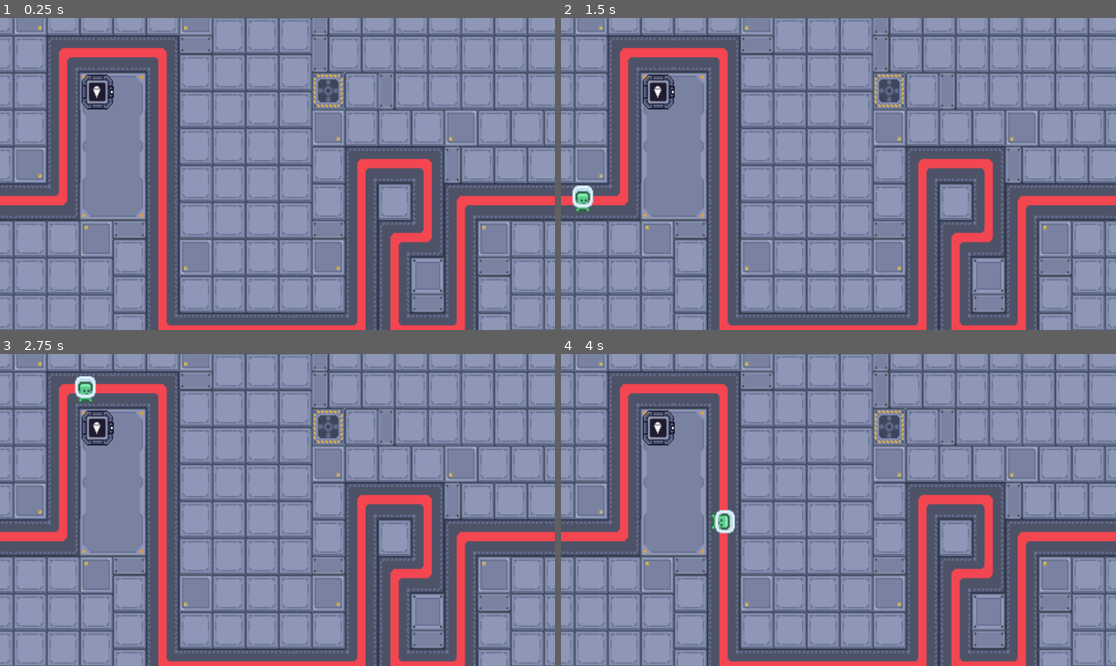
Above: before the commit, frames 1-4 (two rows, left to right).
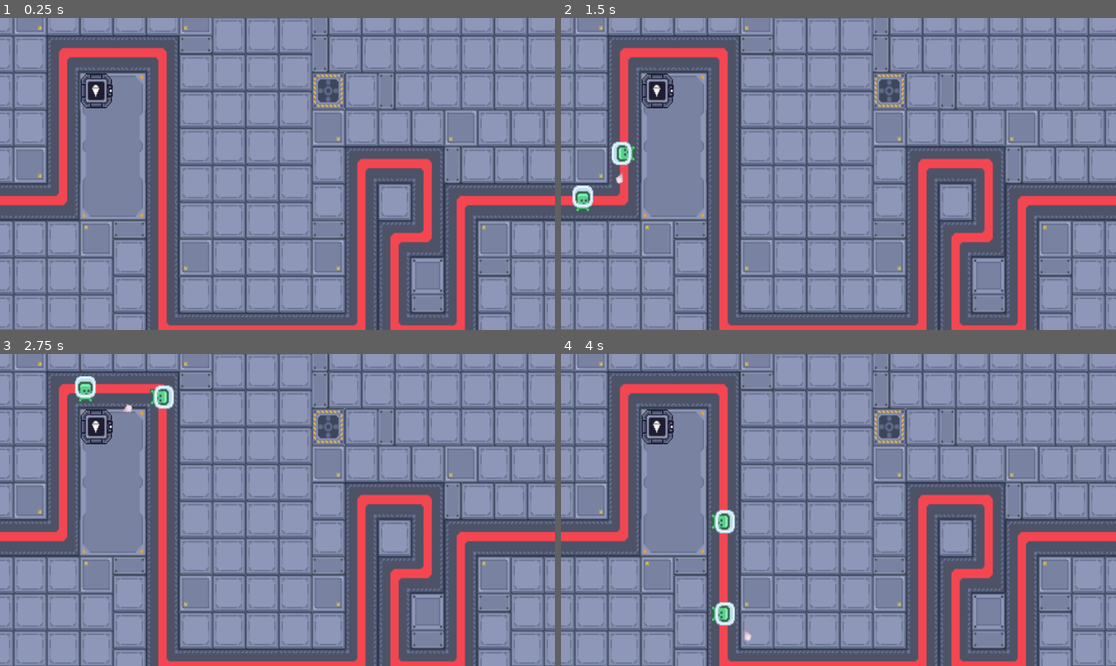
Above: after the commit, the same moments.

Repository: Odoxical/Automata
Game: Godot game, scene res://Map.tscn
The game is run twice, just before and just after one commit, with the same random seed, the same clock (stepped at 60 frames per second) and the same inputs.
Inputs:
- Up to frame 1 (0.25 s): no input
- Up to frame 2 (1.5 s): tap Enter at 0.5 s
- Up to frame 3 (2.75 s): no input
- Up to frame 4 (4 s): no input

The runs differ from the first frame. In frame 1, 0.4% of the frame differs, in the area x 14-21%, y 17-30%; in frame 2, 0.7%; in frame 3, 0.7%, in the area x 14-32%, y 10-30%; in frame 4, 0.7%.
Error before the commit: Invalid type in function 'direction_to' in base 'Vector2'. Cannot convert argument 1 from Nil to Vector2. (res://plasma_bullet.gd:15)
Error after the commit: Invalid operands 'int' and 'Nil' in operator '-'. (res://plasma_bullet.gd:23)

Commit message:
Bullets Finally Work:)

Diff:
--- a/Easy_Enemy.gd
+++ b/Easy_Enemy.gd
@@ -7,6 +7,8 @@
 	var progress = get_parent().get_progress() # Get the current progress
 	get_parent().set_progress(progress + (speed * delta)) # Update the progress
 
+
+
 	if get_parent().get_progress_ratio() == 1:
 		queue_free()
 
--- a/Easy_Enemy.tscn
+++ b/Easy_Enemy.tscn
@@ -6,7 +6,7 @@
 [sub_resource type="CircleShape2D" id="CircleShape2D_cxkfk"]
 radius = 15.1327
 
-[node name="CharacterBody2D" type="CharacterBody2D"]
+[node name="CharacterBody2D" type="CharacterBody2D" groups=["Easy_Enemy", "Enemy"]]
 script = ExtResource("1_5bygg")
 
 [node name="Area2D" type="Area2D" parent="."]
--- a/Map.tscn
+++ b/Map.tscn
@@ -374,19 +374,27 @@
 [node name="Path" type="Path2D" parent="."]
 curve = SubResource("Curve2D_6uowp")
 
+[node name="EnemySpawner" type="Node2D" parent="Path" groups=["EnemySpawner"]]
+position = Vector2(-224.958, 6)
+script = ExtResource("4_e3tx0")
+
+[node name="Timer" type="Timer" parent="Path/EnemySpawner"]
+
 [node name="PathFollow2D" type="PathFollow2D" parent="Path"]
 position = Vector2(-224.958, 6)
 progress = 0.08
 loop = false
 
-[node name="Easy_Enemy" parent="Path/PathFollow2D" groups=["Enemy"] instance=ExtResource("3_awxaa")]
-
-[node name="EnemySpawner" type="Node2D" parent="Path/PathFollow2D" groups=["EnemySpawner"]]
-script = ExtResource("4_e3tx0")
-
-[node name="Timer" type="Timer" parent="Path/PathFollow2D/EnemySpawner"]
+[node name="Easy_Enemy" parent="Path/PathFollow2D" instance=ExtResource("3_awxaa")]
+
+[node name="PathFollow2D2" type="PathFollow2D" parent="Path"]
+position = Vector2(-145.193, 6)
+progress = 79.81
+loop = false
+
+[node name="Easy_Enemy" parent="Path/PathFollow2D2" instance=ExtResource("3_awxaa")]
 
 [node name="BasicTower" parent="." instance=ExtResource("5_7onpd")]
-position = Vector2(73, -87)
-
-[connection signal="timeout" from="Path/PathFollow2D/EnemySpawner/Timer" to="Path/PathFollow2D/EnemySpawner" method="_on_timer_timeout"]
+position = Vector2(72, -88)
+
+[connection signal="timeout" from="Path/EnemySpawner/Timer" to="Path/EnemySpawner" method="_on_timer_timeout"]
--- a/basic_tower.gd
+++ b/basic_tower.gd
@@ -1,38 +1,65 @@
 extends Node2D
 
-var bullet = preload("res://plasma_bullet.tscn")
+var BULLET = preload("res://plasma_bullet.tscn")
 var bullet_damage = 5
 var path_name
 var current_targets = [] #targets in range
 var current #curently attacking
+@onready var shoot_timer: Timer = $ShootTimer
 
 func _on_tower_body_exited(body):
 	pass # Replace with function body.
 
 func _on_tower_body_entered(body):
+	if body.is_in_group("Enemy"):
+		current_targets.append(body)
+		if not current:
+			current = current_targets.pop_back()
 
-	if "Easy_Enemy" in body.name:
-		var tempArray = []
-		current_targets = get_node("Tower").get_overlapping_bodies()
+	if current and shoot_timer.is_stopped():
+		shoot_timer.start()
 
-		for i in current_targets:
-			if "Enemy" in i.name:
-				tempArray.append(i)
+func update_target():
+	if not current:
+		current = current_targets.pop_back()
 
-		var current_targets = null
 
-		for i in tempArray:
-			if current_targets == null:
-				current_targets = i.get_node("../")
-			else:
-				if i.get_parent().getprogress() > current_targets.get_progress():
-					current_targets = i.get_node("../")
+	#if "Easy_Enemy" in body.name:
+		#var tempArray = []
+		#current_targets = get_node("Tower").get_overlapping_bodies()
+		#
+		#for i in current_targets:
+			#if "Enemy" in i.name:
+				#tempArray.append(i)
+		#
+		#var current_targets = null
+		#
+		#for i in tempArray:
+			#if current_targets == null:
+				#current_targets = i.get_node("../")
+			#else:
+				#if i.get_parent().getprogress() > current_targets.get_progress():
+					#current_targets = i.get_node("../")
+		#
+		#current = current_targets
+		#path_name = current_targets.get_parent().name
+		#
+		#var temp_bullet = bullet.instantiate()
+		#temp_bullet.path_name = path_name
+		#temp_bullet.bullet_damage = bullet_damage
+		#get_node("bulletcontainer").add_child(temp_bullet)
+		#temp_bullet.global_position = $Aim.global_position
+		#temp_bullet.target = body
 
-		current = current_targets
-		path_name = current_targets.get_parent().name
 
-		var temp_bullet = bullet.instantiate()
-		temp_bullet.path_name = path_name
-		temp_bullet.bullet_damage = bullet_damage
-		get_node("bulletcontainer").add_child(temp_bullet)
-		temp_bullet.global_position = $Aim.global_position
+func _on_shoot_timer_timeout() -> void:
+	var bullet = BULLET.instantiate()
+	update_target()
+	if current == null:
+		return
+		shoot_timer.stop()
+	add_sibling(bullet)
+	bullet.global_position = global_position
+	bullet.look_at(current.global_position)
+	if current:
+		shoot_timer.start()
--- a/basic_tower.tscn
+++ b/basic_tower.tscn
@@ -29,5 +29,10 @@
 
 [node name="bulletcontainer" type="Node" parent="."]
 
+[node name="ShootTimer" type="Timer" parent="."]
+wait_time = 0.2
+one_shot = true
+
 [connection signal="body_entered" from="Tower" to="." method="_on_tower_body_entered"]
 [connection signal="body_exited" from="Tower" to="." method="_on_tower_body_exited"]
+[connection signal="timeout" from="ShootTimer" to="." method="_on_shoot_timer_timeout"]
--- a/plasma_bullet.gd
+++ b/plasma_bullet.gd
@@ -1,24 +1,24 @@
-extends CharacterBody2D
+extends Area2D
 
 var target
 var speed = 1000
 var path_name = ""
 var bullet_damage
-@onready var EnemySpawnerNode = get_tree().get_first_node_in_group("EnemySpawner")
+#@onready var EnemySpawnerNode = get_tree().get_first_node_in_group("EnemySpawner")
 #get_first_node_in_group("EnemySpawner")
 func _physics_process(delta):
-	#var EnemySpawnerNode = get_tree().get_root().get_node("Path/PathFollow2D/Enemy Spawner")
-	for i in EnemySpawnerNode.get_child_count():
-		if EnemySpawnerNode.get_child(i).name == path_name:
-			target = EnemySpawnerNode.get_child(i).get_child(0).get_child(0).global_position
+	##var EnemySpawnerNode = get_tree().get_root().get_node("Path/PathFollow2D/Enemy Spawner")
+	#for i in EnemySpawnerNode.get_child_count():
+		#if EnemySpawnerNode.get_child(i).name == path_name:
+			#target = EnemySpawnerNode.get_child(i).get_child(0).get_child(0).global_position
 
-	velocity = global_position.direction_to(target) *speed
+	translate(transform.x * speed * delta)
 
-	look_at(target)
 
-	move_and_slide()
 
 
 
 func _on_area_2d_body_entered(body):
-	queue_free()
+	if body.is_in_group("Enemy"):
+		body.health -= bullet_damage
+		queue_free()
--- a/plasma_bullet.tscn
+++ b/plasma_bullet.tscn
@@ -7,7 +7,7 @@
 radius = 6.0
 height = 16.0
 
-[node name="Plasma Bullet" type="CharacterBody2D" groups=["Bullet"]]
+[node name="Plasma Bullet" type="Area2D" groups=["Bullet"]]
 script = ExtResource("1_dnt1f")
 
 [node name="CollisionShape2D" type="CollisionShape2D" parent="."]
@@ -17,7 +17,7 @@
 [node name="PlasmaBullet" type="Sprite2D" parent="."]
 texture = ExtResource("1_2jyfh")
 
-[node name="Area2D" type="Area2D" parent="."]
+[node name="Area2D" type="Area2D" parent="." groups=["Bullet"]]
 
 [node name="CollisionShape2D" type="CollisionShape2D" parent="Area2D"]
 rotation = 1.5708
